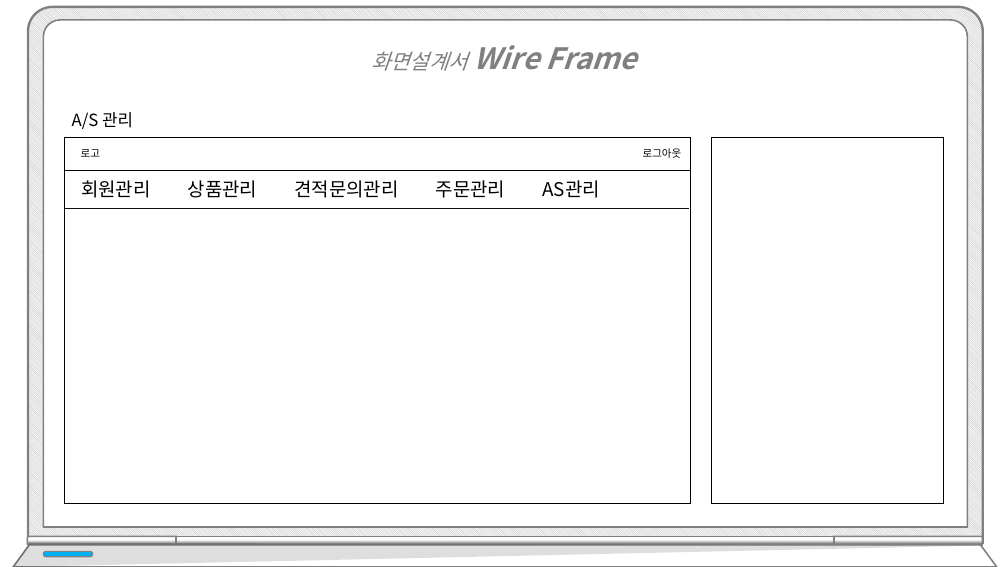
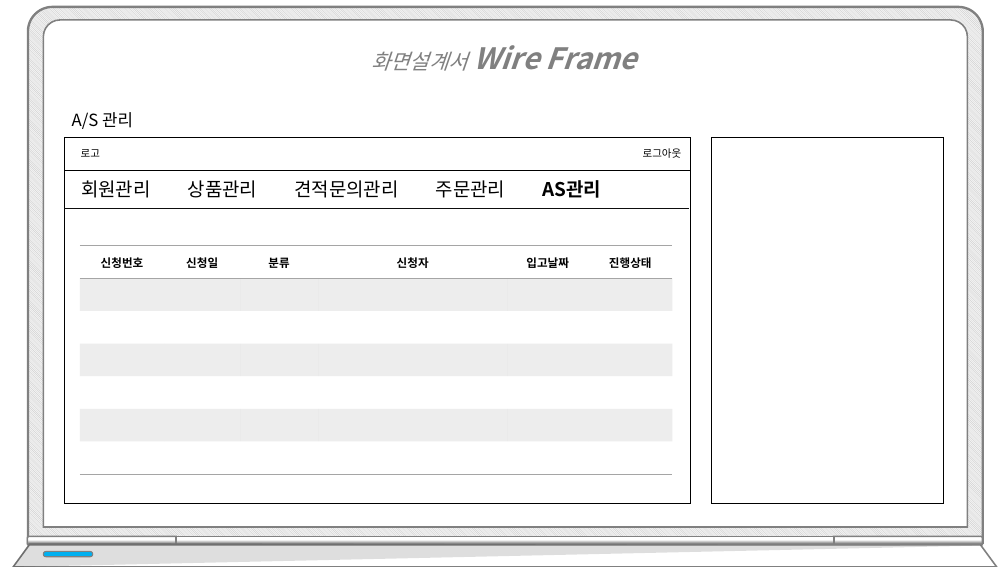
Before and after one commit to hhsw07/ezen-academy-projects, a slide deck: slide 19 of WebContent/cmk/프로젝트5.pptx. Drawn at 1008x567 pixels with LibreOffice and Linux fonts; fonts in the diff are those of the drawing. Boxes give left, top, right and bottom in pixels: in the first picture for what was removed or moved away, otherwise in the second. Text is boxed around its words. In the diff, an @@ line names an element or a change of style, - is before the commit and + after.

```diff
--- a/WebContent/cmk/프로젝트5.pptx
+++ b/WebContent/cmk/프로젝트5.pptx
@@ text "회원관리 상품관리 견적문의관리 주문관리 AS관리" at (81, 180, 601, 198): bold on in "AS관리" @@
@@ table added at (80, 246, 672, 474), 7 rows, 6 columns @@
+신청번호 | 신청일 | 분류 | 신청자 | 입고날짜 | 진행상태
+ |  |  |  |  | 
+ |  |  |  |  | 
+ |  |  |  |  | 
+ |  |  |  |  | 
+ |  |  |  |  | 
+ |  |  |  |  | 
```
Also in this commit, not shown: 5 other slides changed, 1 other file.
